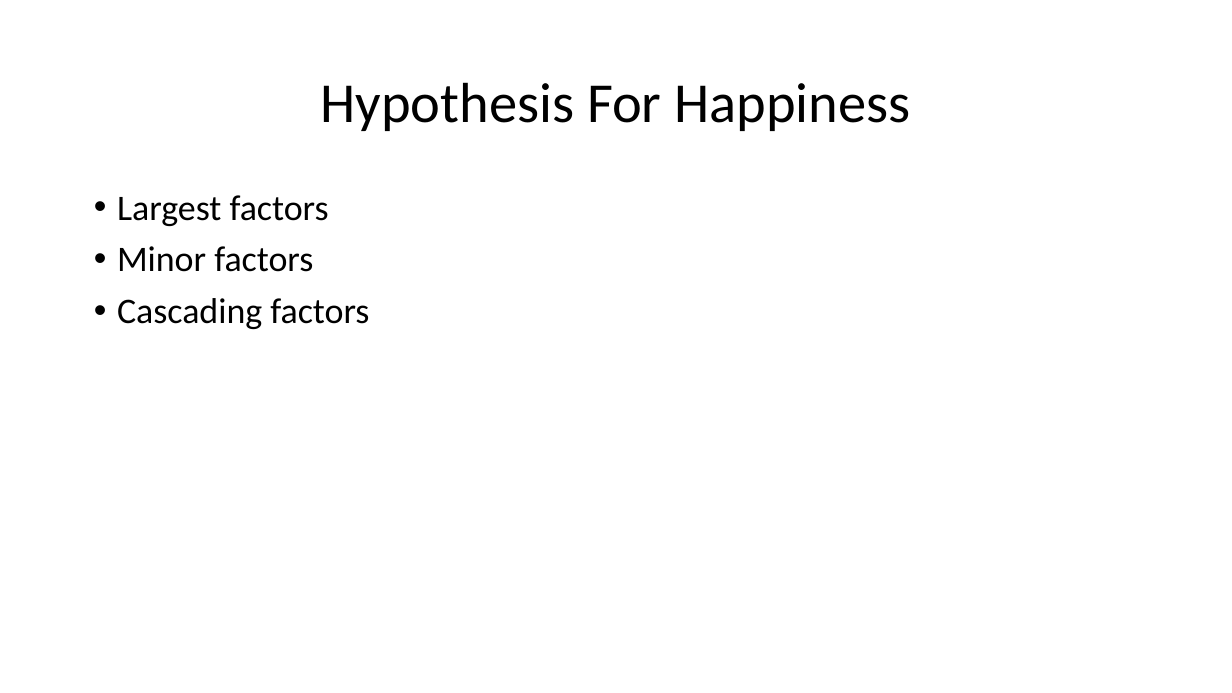
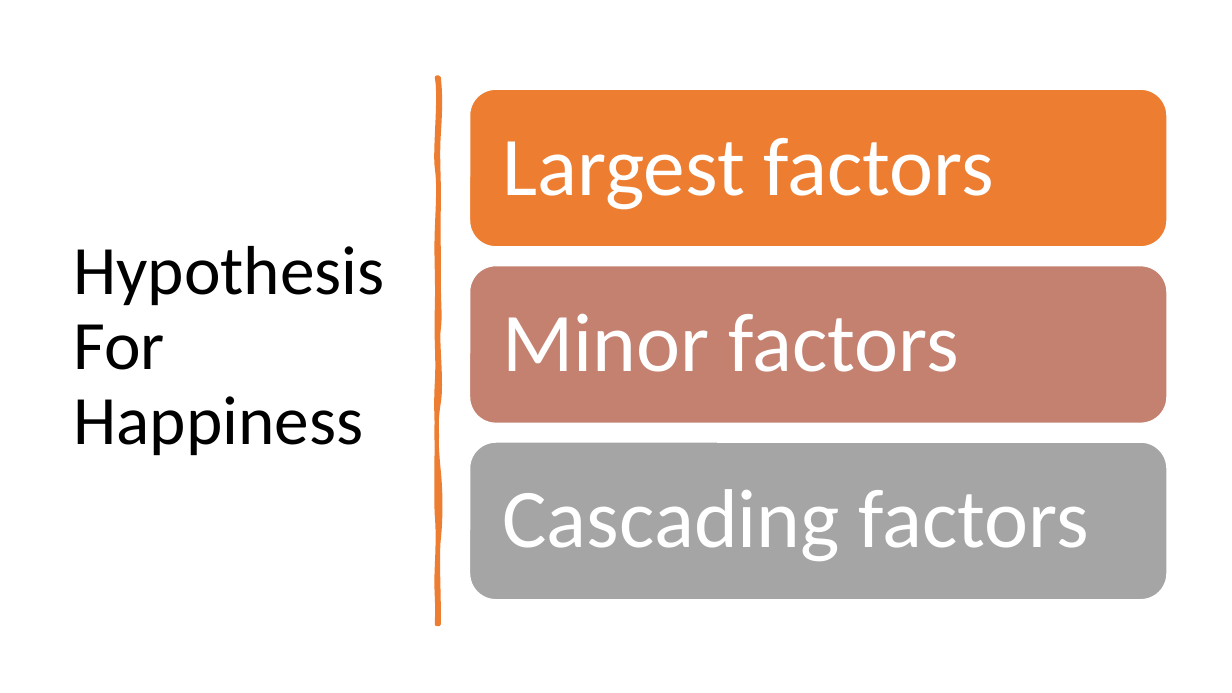
Before and after one commit to Chrybear/Factors-Of-Happiness-In-The-World, a slide deck: slide 2 of CSC 583 Project - Barrett & Bruggemann.pptx. Drawn at 1232x693 pixels with LibreOffice and Linux fonts; fonts in the diff are those of the drawing. Boxes give left, top, right and bottom in pixels: in the first picture for what was removed or moved away, otherwise in the second. Text is boxed around its words. In the diff, an @@ line names an element or a change of style, - is before the commit and + after.

```diff
--- a/CSC 583 Project - Barrett & Bruggemann.pptx
+++ b/CSC 583 Project - Barrett & Bruggemann.pptx
@@ title "Hypothesis For Happiness": place and size @@
-title "Hypothesis For Happiness" at (320,82,910,131)
+title "Hypothesis For Happiness" at (73,246,384,456)
@@ title "Hypothesis For Happiness" at (73,246,384,456): size 44 to 54 pt; alignment centre to left @@
@@ freeform shape added at (437,78,439,625), fill #ED7D31, outline #ED7D31 3.25 pt @@
@@ text removed at (117,195,369,329) @@
-• Largest factors
-• Minor factors
-• Cascading factors
@@ group added at (470,90,1167,600): 3 rounded rectangles, 3 texts @@
+Largest factors
+Minor factors
+Cascading factors
```
Also in this commit, not shown: 6 other slides changed.
